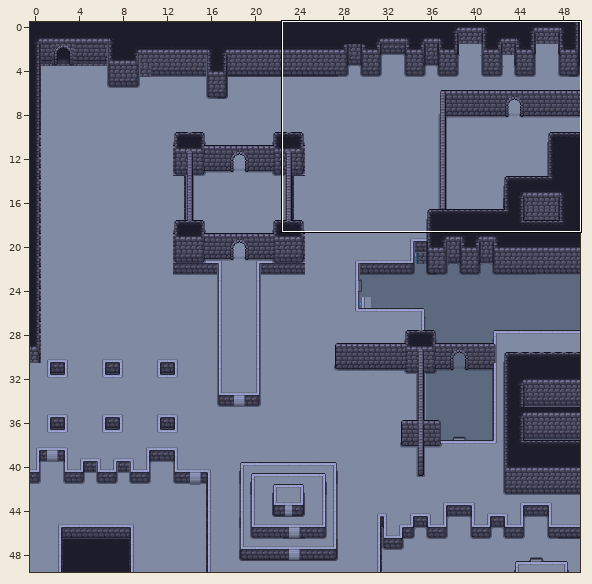
Two states of a Tiled map, Assets/maps/map1.tmx. Above, an overview of the earlier version with the close-up marked.
Close-up. The starting point:
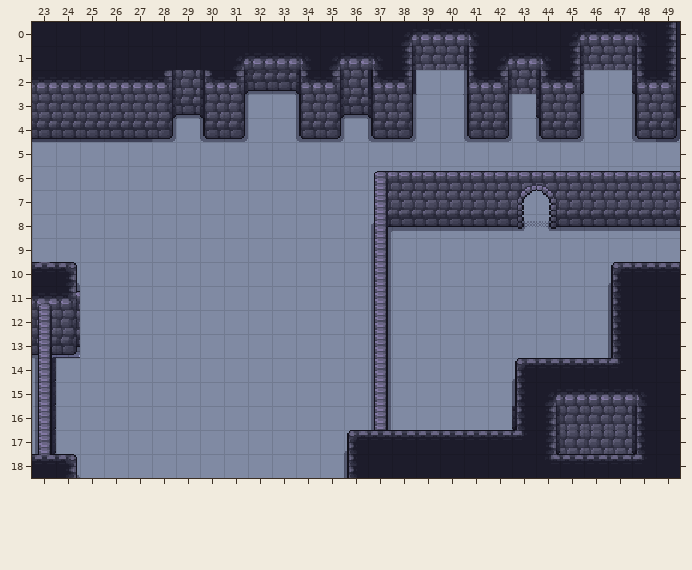
Cells are 16x16 px. Shown: x 23..49, y 0..18. The commit also changed other parts of the map, which this record leaves out.
After the commit:
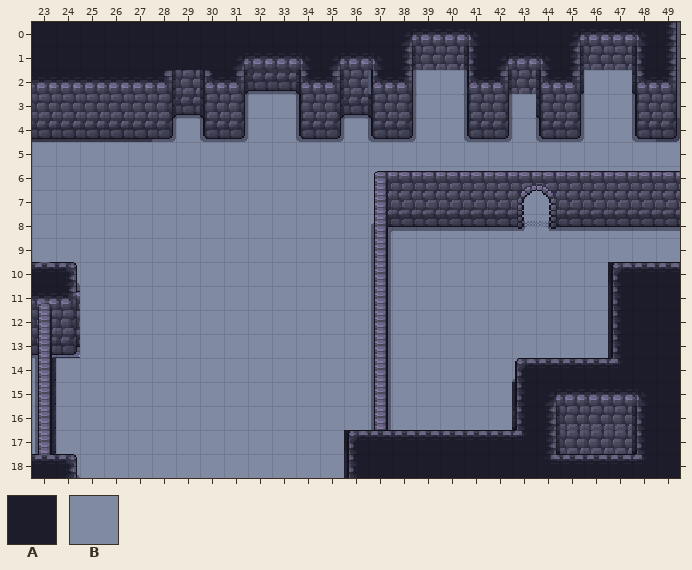
Key: from "walls_floor": A 36, B 138.
_ is an empty cell, . an unchanged one.
The exact change:
--- layer "Tile Layer 5"
@@ x 37..49 @@
- 0 ............A
- 1 ............A
- 2 AA..........A
- 3 ............A
+ 0 ............_
+ 1 ............_
+ 2 __.........._
+ 3 ............_
@@ x 47..47 @@
-10 B
-11 B
-12 B
-13 B
+10 A
+11 A
+12 A
+13 A
@@ x 43..43 @@
-15 B
+15 A
@@ x 36..36 @@
-17 B
-18 B
+17 A
+18 A
--- layer "floor"
@@ x 37..49 @@
- 0 ............_
- 1 ............_
- 2 __.........._
- 3 ............_
+ 0 ............B
+ 1 ............B
+ 2 BB..........B
+ 3 ............B
Where, in picture pixels (left, top, right, bottom), the same in both close-ups:
changed: (677, 22, 680, 118)
changed: (368, 70, 416, 94)
changed: (608, 262, 614, 358)
changed: (512, 382, 515, 406)
changed: (344, 430, 350, 478)
